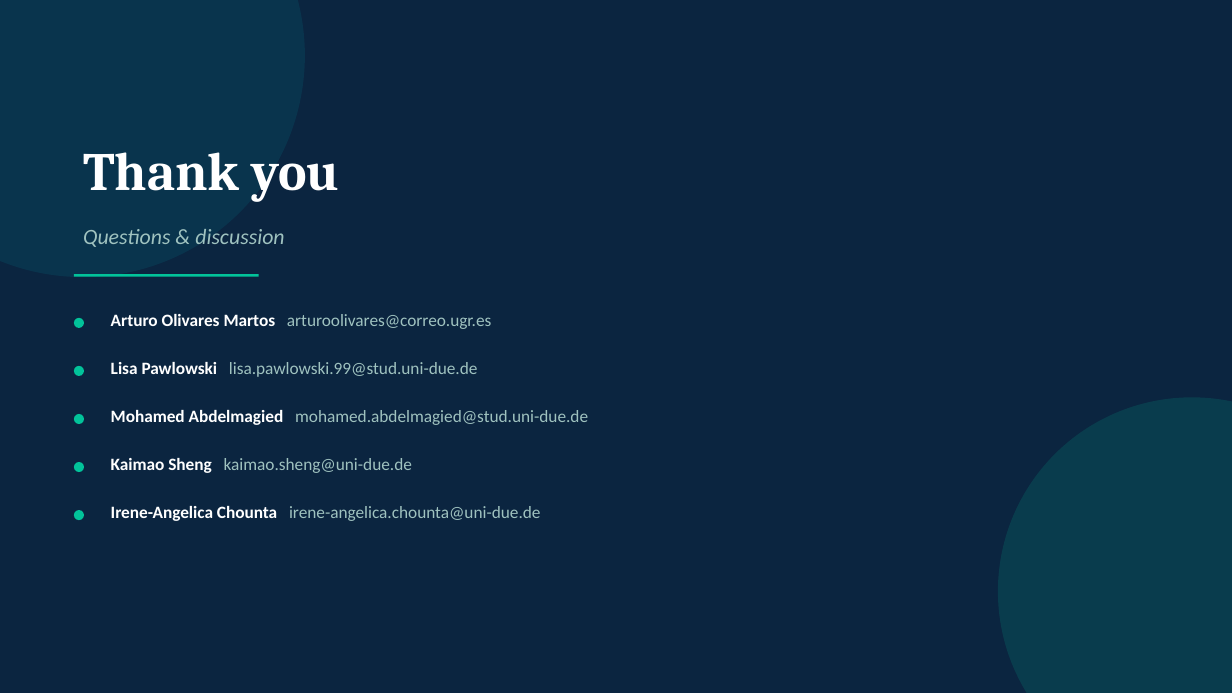
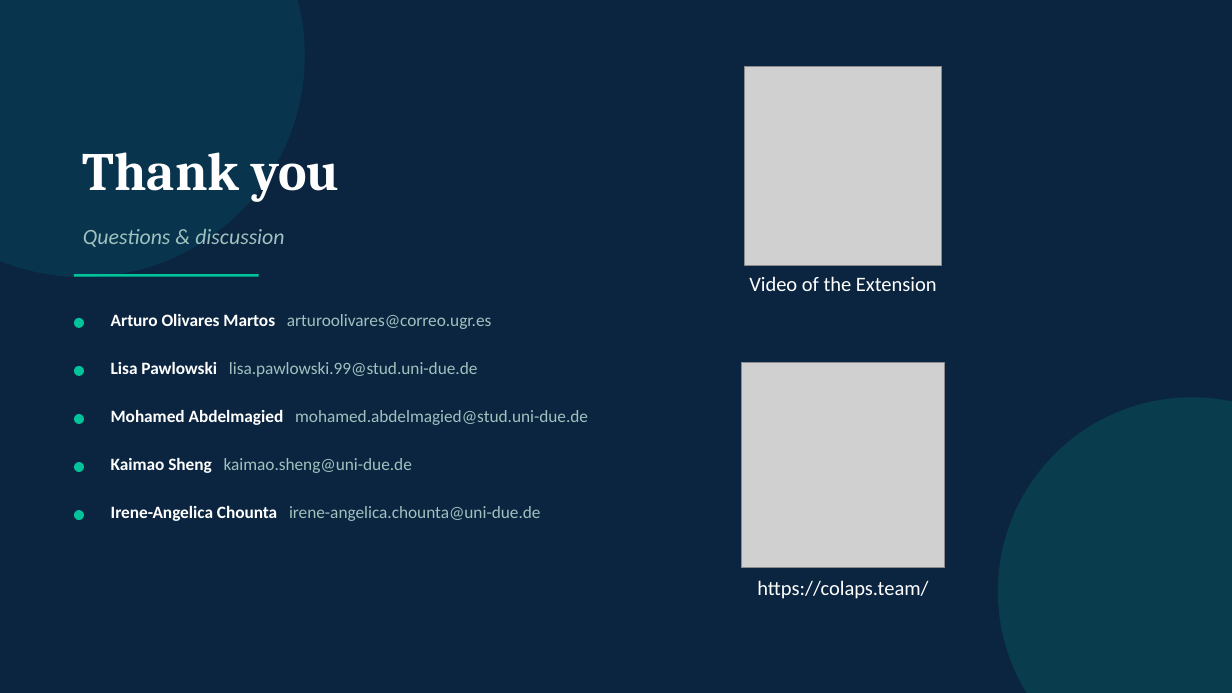
Before and after one commit to arturo-olvrs/LA-Jupyter-Extension, a slide deck: slide 9 of MUC - StudentResearchCompetition/SlidesPresentation/SRC_Presentation_Jupyter_Dashboard.pptx. Drawn at 1232x693 pixels with LibreOffice and Linux fonts; fonts in the diff are those of the drawing; grey boxes stand for pictures. Boxes give left, top, right and bottom in pixels: in the first picture for what was removed or moved away, otherwise in the second. Text is boxed around its words. In the diff, an @@ line names an element or a change of style, - is before the commit and + after.

Commit message:
Slides and PDF uploaded

```diff
--- a/MUC - StudentResearchCompetition/SlidesPresentation/SRC_Presentation_Jupyter_Dashboard.pptx
+++ b/MUC - StudentResearchCompetition/SlidesPresentation/SRC_Presentation_Jupyter_Dashboard.pptx
@@ picture added at bbox=[745, 67, 942, 265] @@
@@ text added at bbox=[749, 276, 937, 291], 16 pt, text #FFFFFF @@
+Video of the Extension
@@ picture added at bbox=[742, 363, 945, 568] @@
@@ text added at bbox=[757, 580, 928, 599], 16 pt, text #FFFFFF @@
+https://colaps.team/
```
Also in this commit, not shown: 2 other files.
